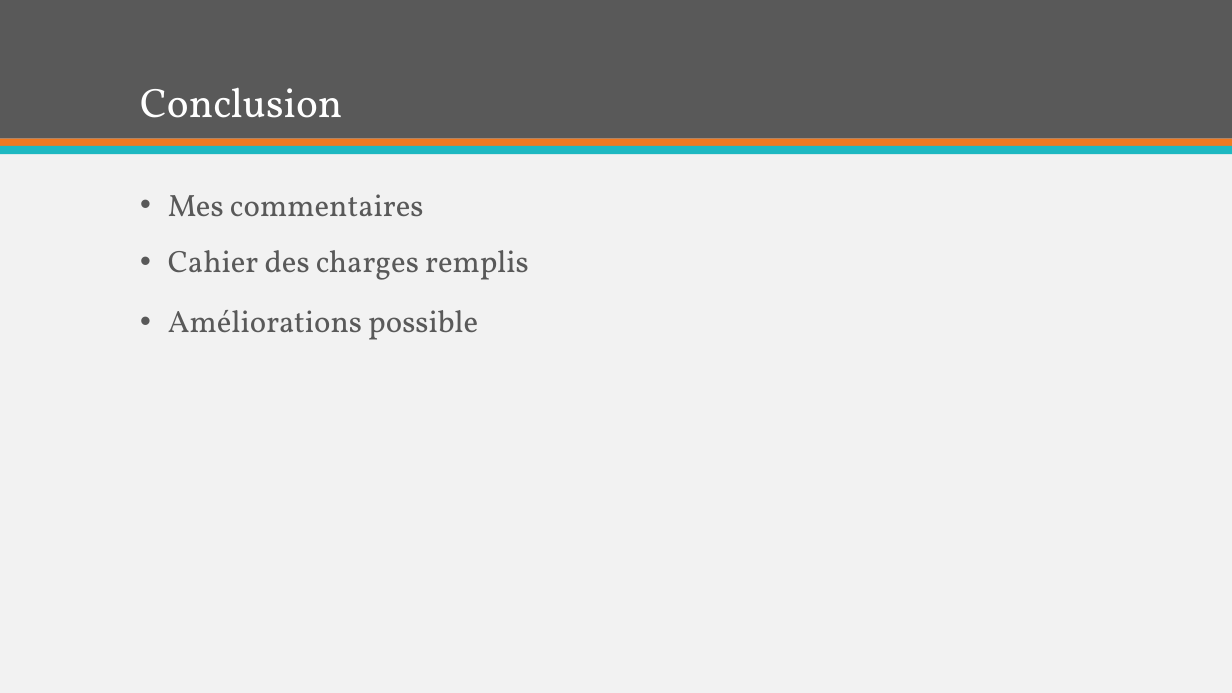
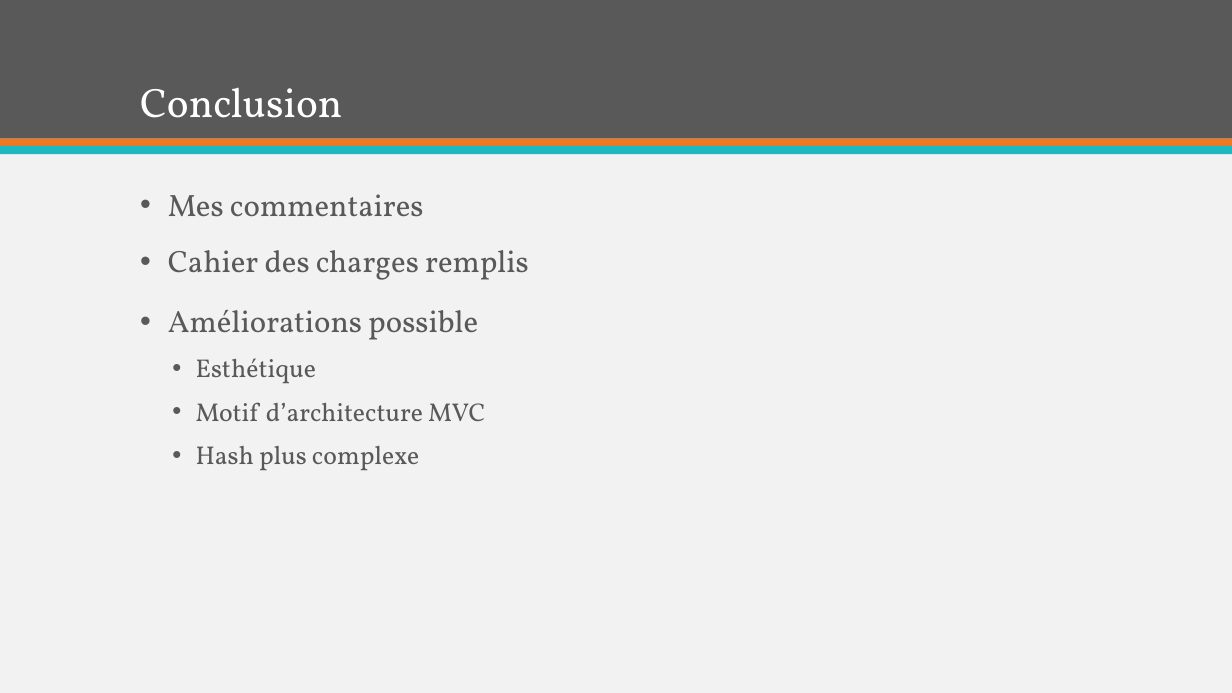
Before and after one commit to Benoris/TPI, a slide deck: slide 13 of Documentation/Orale/Présentation Furnigo.pptx. Drawn at 1232x693 pixels with LibreOffice and Linux fonts; fonts in the diff are those of the drawing. Boxes give left, top, right and bottom in pixels: in the first picture for what was removed or moved away, otherwise in the second. Text is boxed around its words. In the diff, an @@ line names an element or a change of style, - is before the commit and + after.

```diff
--- a/Documentation/Orale/Présentation Furnigo.pptx
+++ b/Documentation/Orale/Présentation Furnigo.pptx
@@ text at box(196, 358, 485, 471): paragraphs added @@
+  • Esthétique
+  • Motif d’architecture MVC
+  • Hash plus complexe
```
Also in this commit, not shown: 3 other slides changed, 2 other files.
